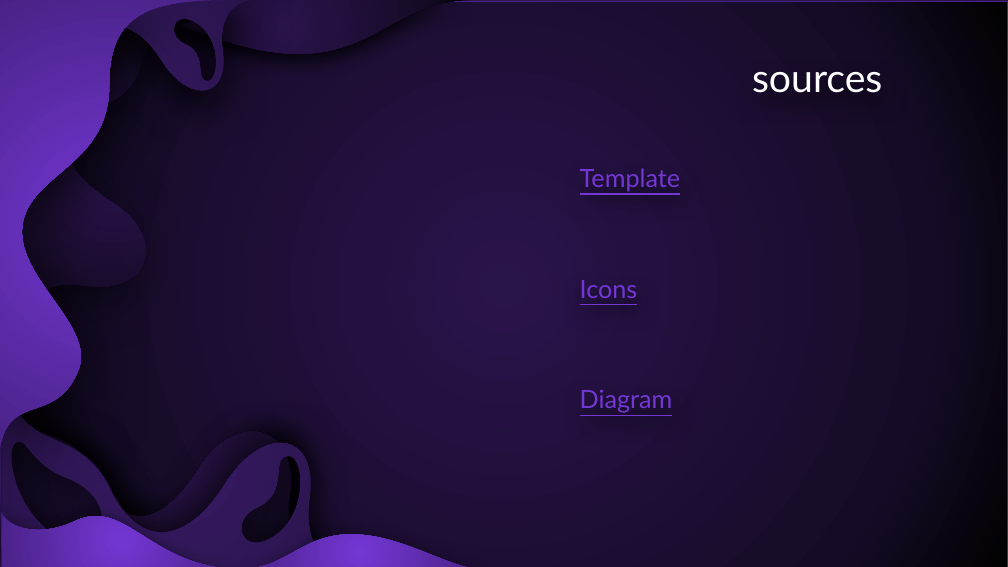
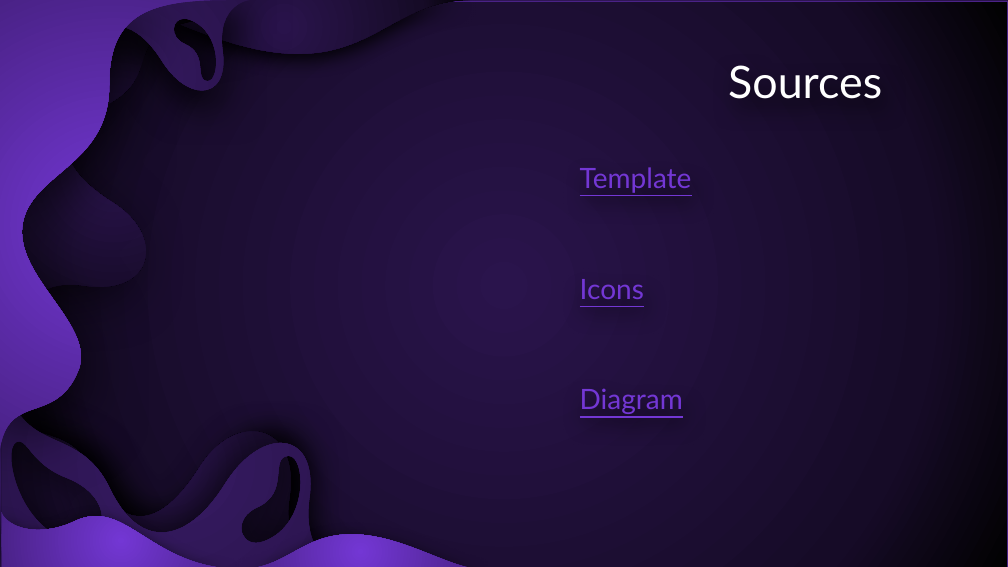
Before and after one commit to SzaboZoltan11/book-shop-website, a slide deck: slide 17 of BookShop_presentation.pptx. Drawn at 1008x567 pixels with LibreOffice and Linux fonts; fonts in the diff are those of the drawing. Boxes give left, top, right and bottom in pixels: in the first picture for what was removed or moved away, otherwise in the second. Text is boxed around its words. In the diff, an @@ line names an element or a change of style, - is before the commit and + after.

Commit message:
Little ppt fix

```diff
--- a/BookShop_presentation.pptx
+++ b/BookShop_presentation.pptx
@@ title at [728, 65, 882, 99]: text changed; size 28 to 32 pt @@
-sources
+Sources
@@ size 18 to 20 pt in 3 elements at [580, 167, 692, 193], [580, 279, 644, 299], [580, 388, 683, 414] @@
```
Also in this commit, not shown: 4 other slides changed.
